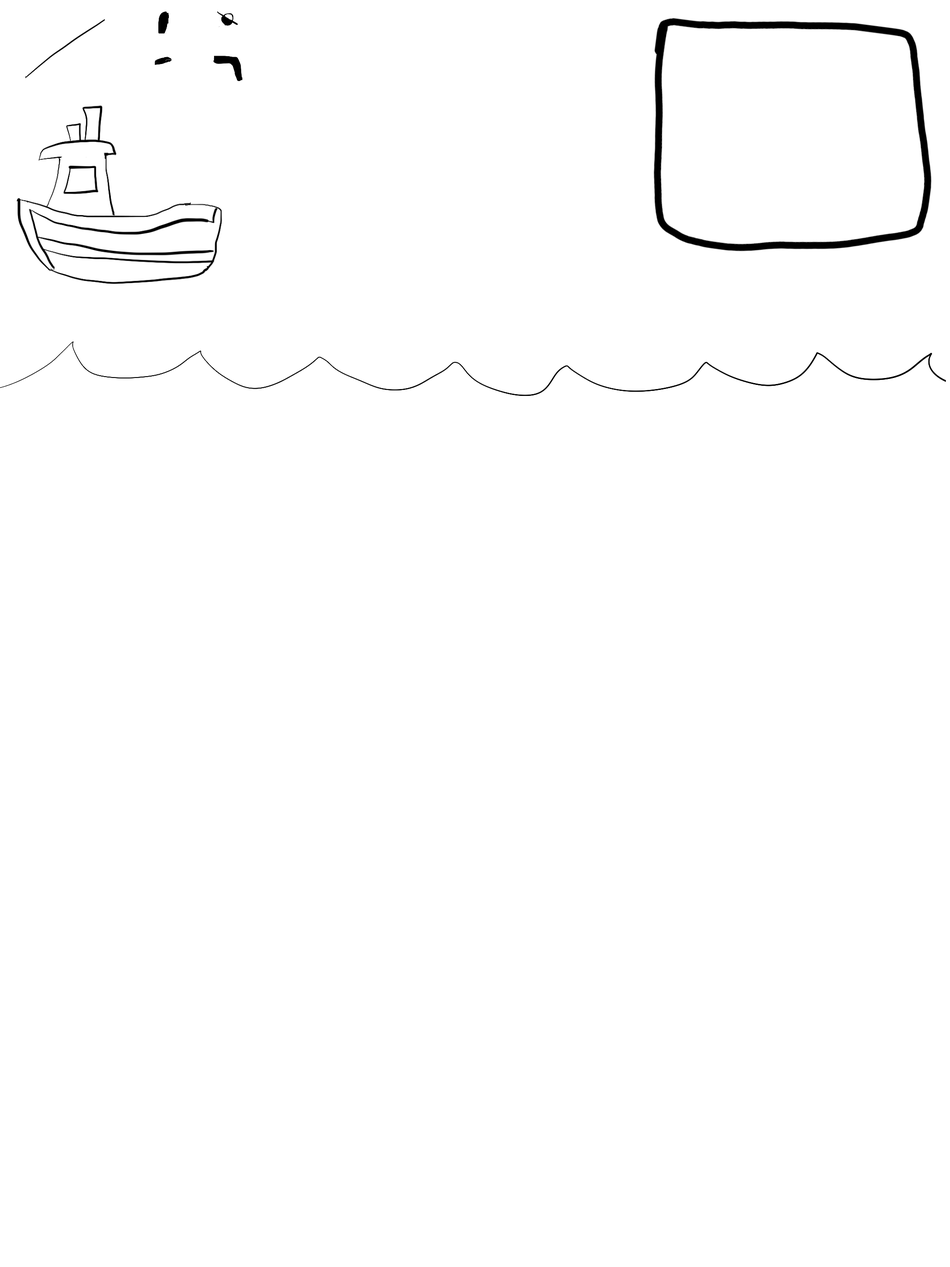
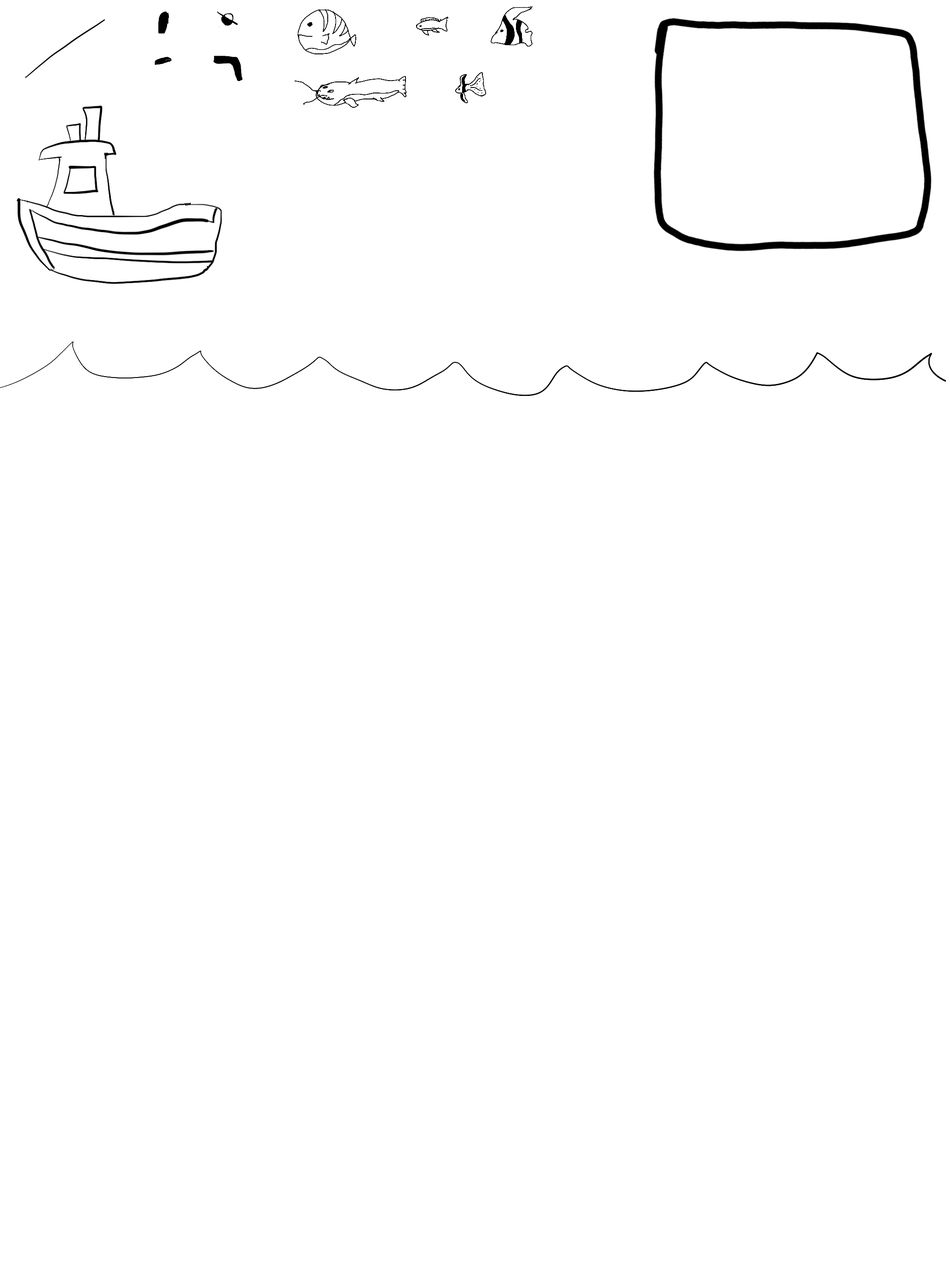
Before/after of a 950x1267 layered artwork. What changed in the layer stack:
added layer "IMG_0347.PNG" above "IMG_0344.PNG" over 416, 16, 449, 36
added layer "IMG_0344.PNG" above "IMG_0345.PNG" over 297, 9, 357, 55
added layer "IMG_0345.PNG" above "IMG_0348.PNG" over 294, 75, 407, 108
added layer "IMG_0348.PNG" above "IMG_0346.PNG" over 490, 6, 533, 47
added layer "IMG_0346.PNG" above "IMG_0336.PNG" over 455, 71, 487, 104
